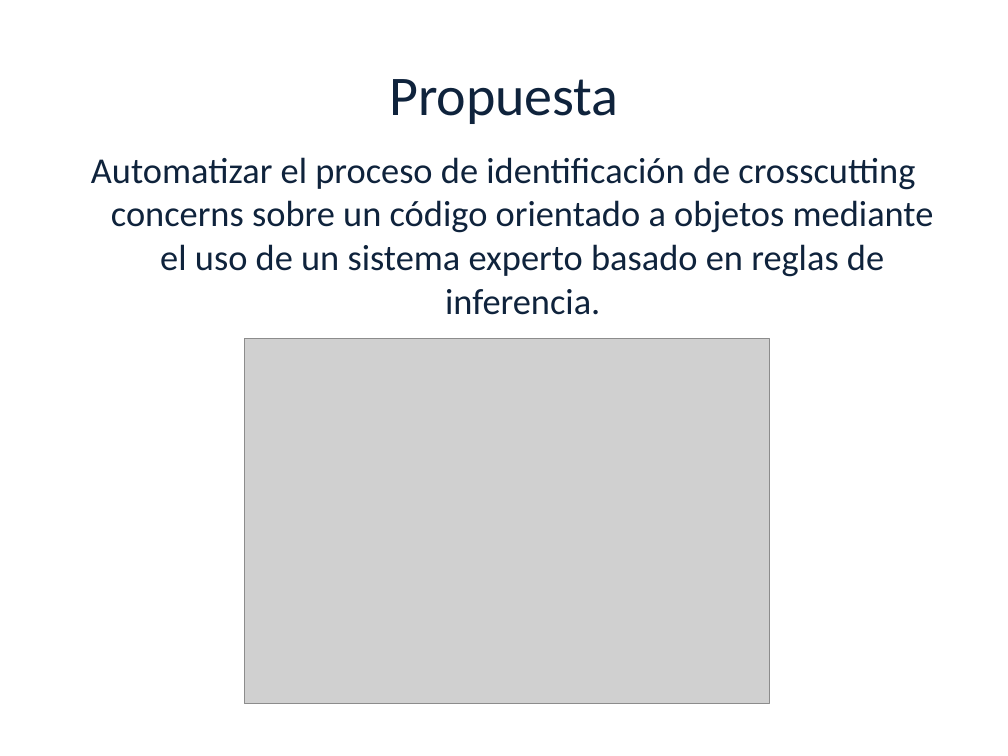
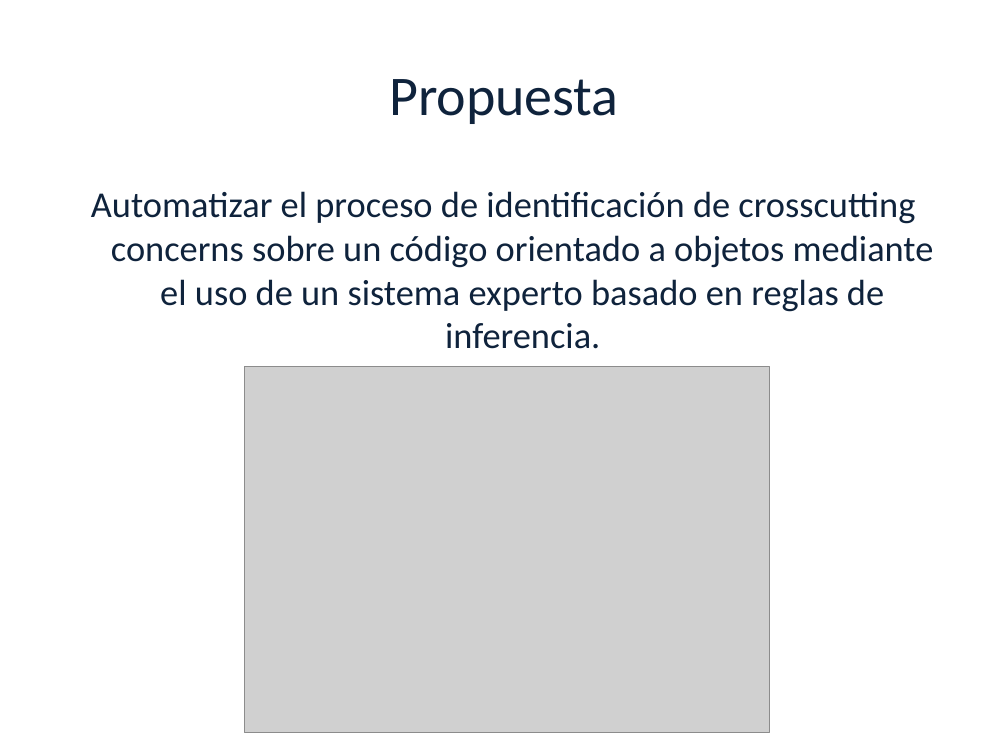
Before and after one commit to luciamasolaP/proyectofinal-informe, a slide deck: slide 16 of presentacion/Tesis.ppt. Drawn at 1008x756 pixels with LibreOffice and Linux fonts; fonts in the diff are those of the drawing; grey boxes stand for pictures; background and template pictures are left out. Boxes give left, top, right and bottom in pixels: in the first picture for what was removed or moved away, otherwise in the second. Text is boxed around its words. In the diff, an @@ line names an element or a change of style, - is before the commit and + after.

```diff
--- a/presentacion/Tesis.ppt
+++ b/presentacion/Tesis.ppt
@@ text "Automatizar el proceso de identificación ...": place and size @@
-text "Automatizar el proceso de identificación ..." at <box>91,157,934,315</box>
+text "Automatizar el proceso de identificación ..." at <box>91,191,934,349</box>
@@ picture: place and size @@
-picture at <box>244,339,769,704</box>
+picture at <box>244,367,769,733</box>
```
Also in this commit, not shown: 6 other slides changed.
